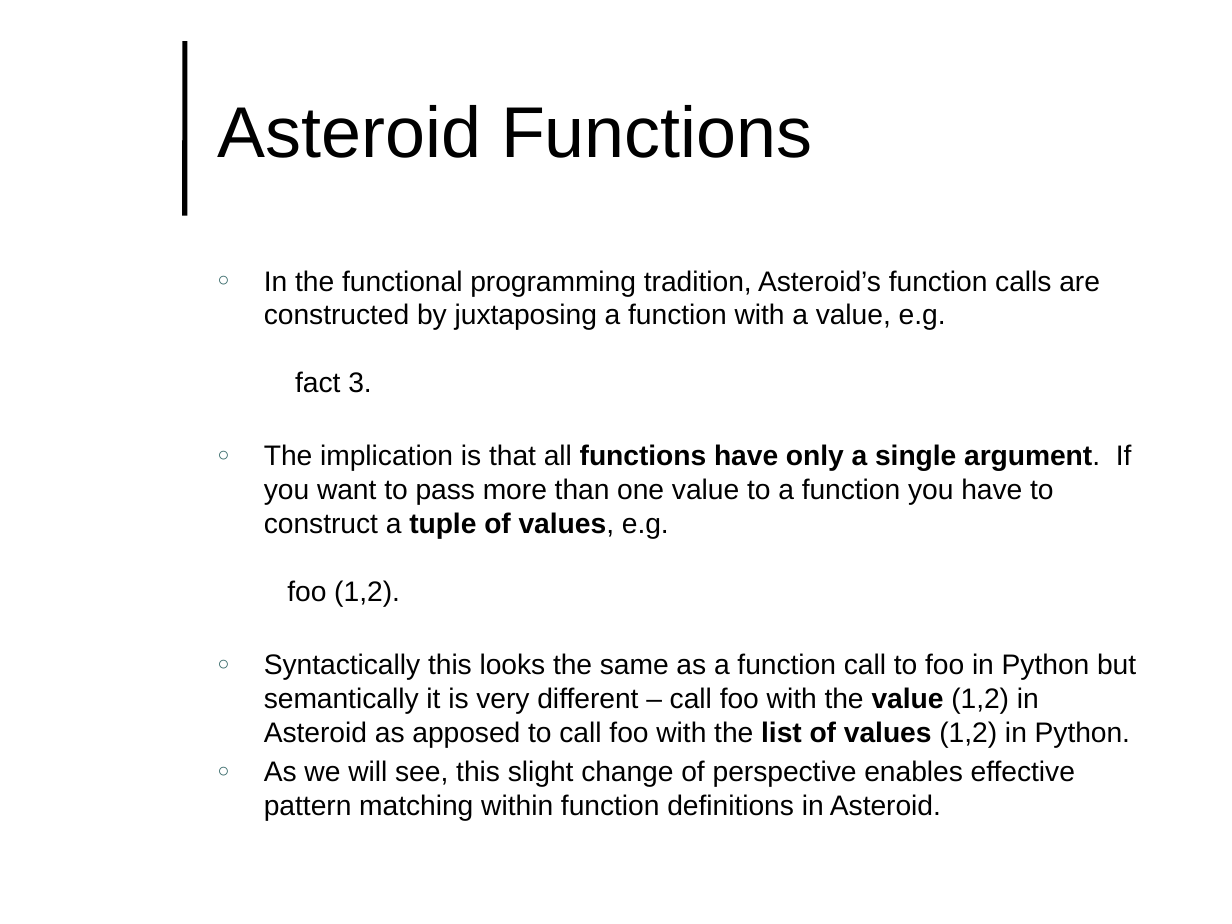
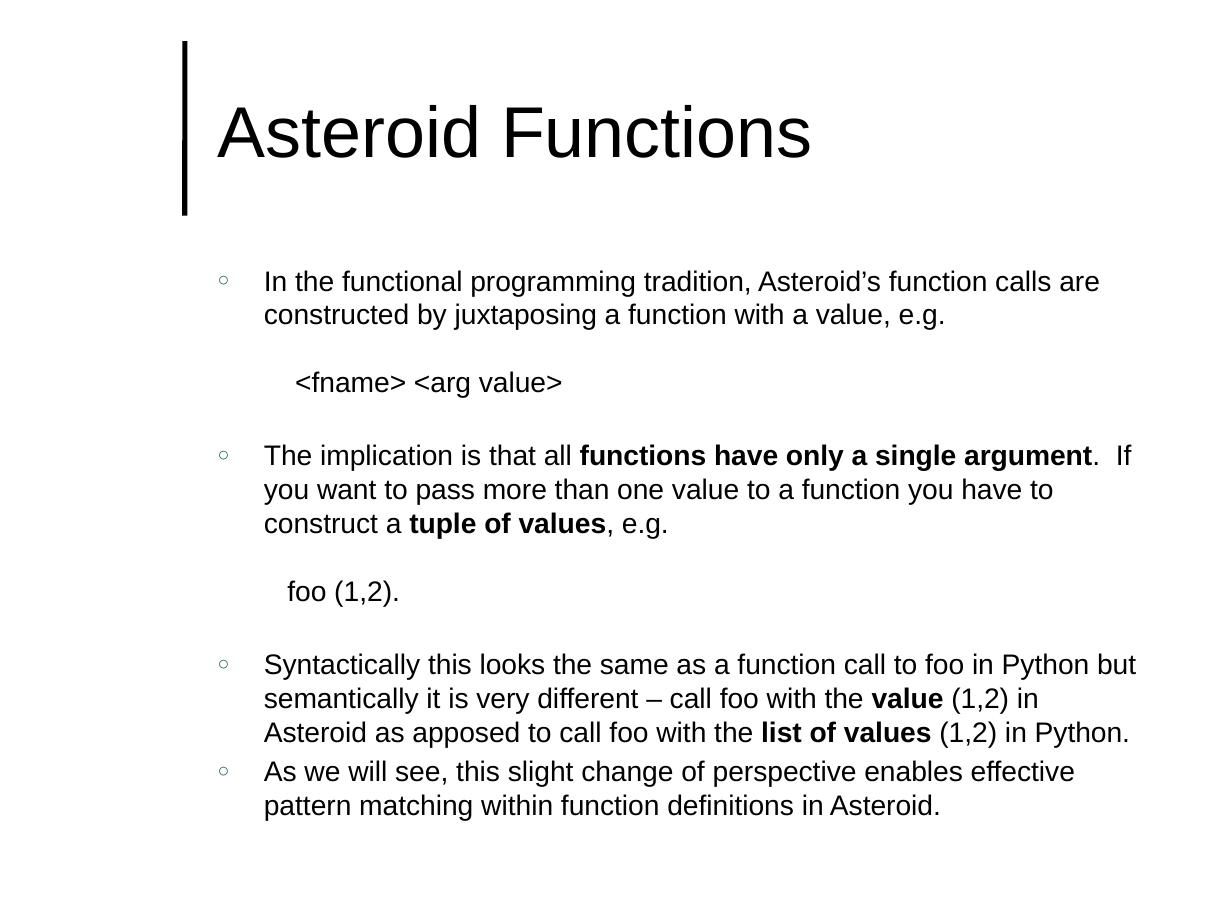
Before and after one commit to lutzhamel/CSC493, a slide deck: slide 2 of notes/csc493-ln006.pptx. Drawn at 1232x924 pixels with LibreOffice and Linux fonts; fonts in the diff are those of the drawing; background and template pictures are left out. Boxes give left, top, right and bottom in pixels: in the first picture for what was removed or moved away, otherwise in the second. Text is boxed around its words. In the diff, an @@ line names an element or a change of style, - is before the commit and + after.

```diff
--- a/notes/csc493-ln006.pptx
+++ b/notes/csc493-ln006.pptx
@@ text at (264, 270, 1100, 398): text changed @@
-○ In the functional programming tradition, Asteroid’s function calls are constructed by juxtaposing a function with a value, e.g.
-  fact 3.
+○ In the functional programming tradition, Asteroid’s function calls are constructed by juxtaposing a function with a value, e.g.
+  <fname> <arg value>
```
Also in this commit, not shown: 1 other slide changed, 4 other files.
